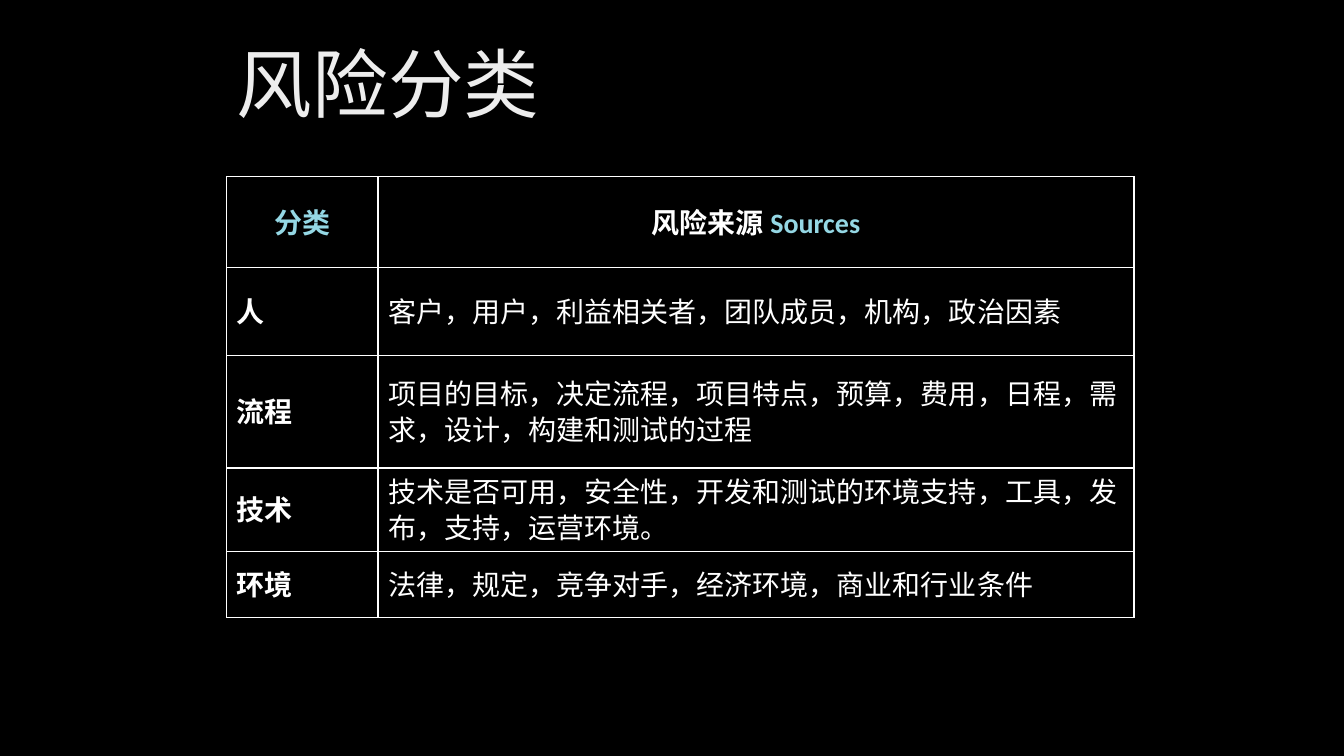
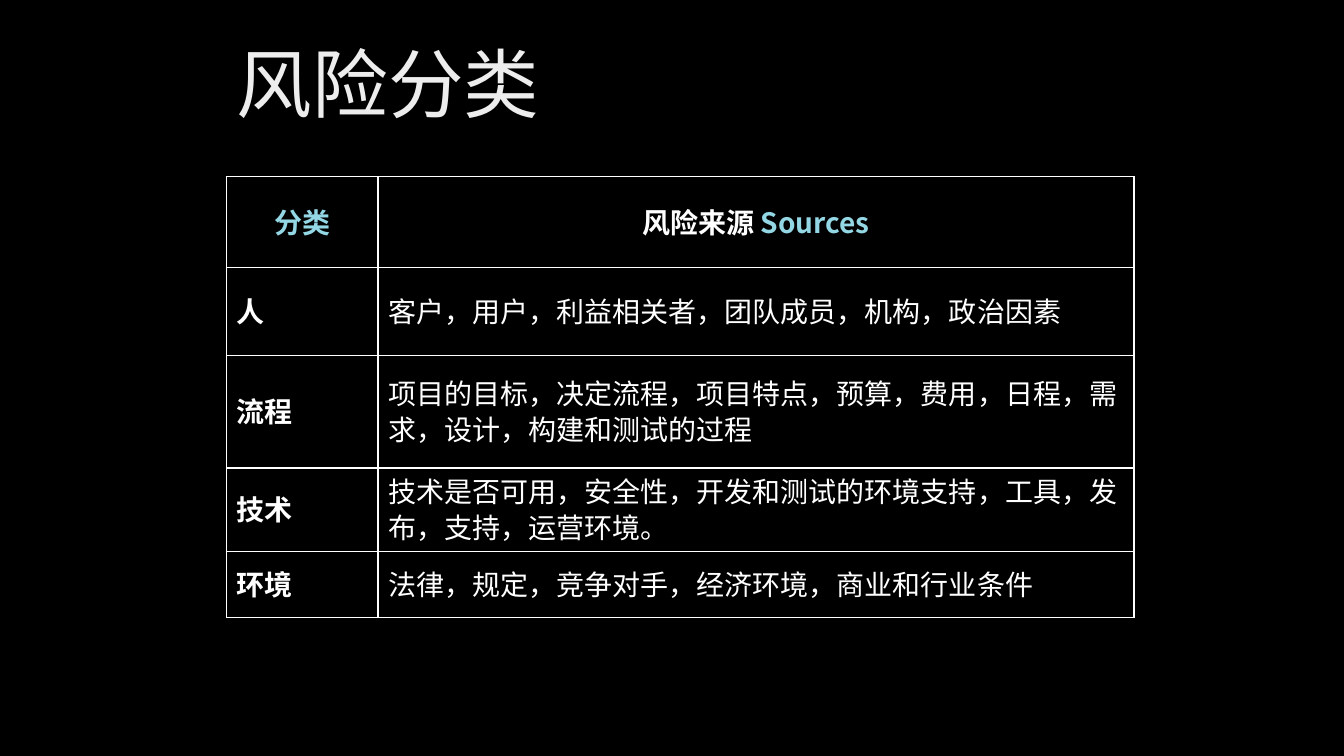
Before and after one commit to xinase/ASE, a slide deck: slide 32 of chapter9/ASE_9_program_manager.pptx. Drawn at 1344x756 pixels with LibreOffice and Linux fonts; fonts in the diff are those of the drawing; background and template pictures are left out. Boxes give left, top, right and bottom in pixels: in the first picture for what was removed or moved away, otherwise in the second. Text is boxed around its words. In the diff, an @@ line names an element or a change of style, - is before the commit and + after.

```diff
--- a/chapter9/ASE_9_program_manager.pptx
+++ b/chapter9/ASE_9_program_manager.pptx
@@ table at (x1=227, y1=176, x2=1134, y2=613) @@
@@ font Calibri to Noto Sans CJK SC in "分类", "风险来源 Sources" @@
@@ font Arial Narrow to Noto Sans CJK SC @@
```
Also in this commit, not shown: 3 other slides changed, 2 slides removed.
